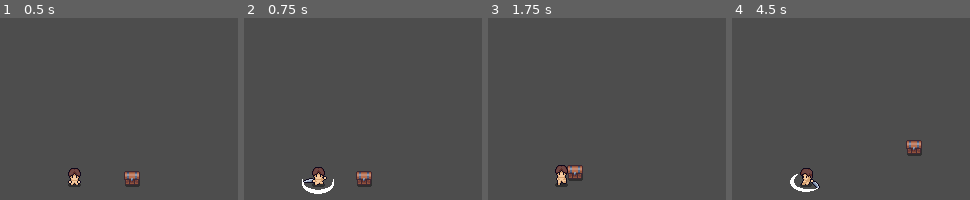
Above: before the commit, frames 1-4 (left to right).
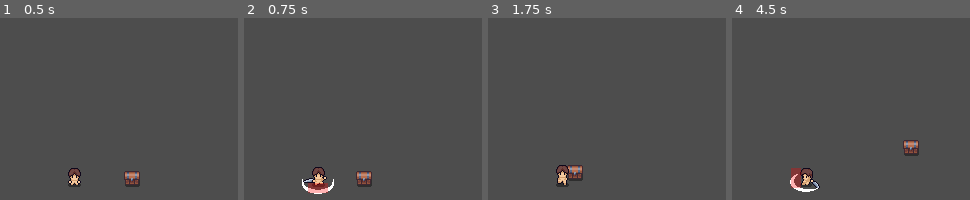
Above: after the commit, the same moments.

Repository: BusschaertTanguy/dungeon-poc
Game: Godot game, scene res://src/main.tscn
The game is run twice, just before and just after one commit, with the same random seed, the same clock (stepped at 60 frames per second) and the same inputs.
Inputs:
- Up to frame 1 (0.5 s): no input
- Up to frame 2 (0.75 s): tap Enter (attack) at 0.5, 0.6 s; hold D (right) from 0.53 s (still down)
- Up to frame 3 (1.75 s): tap Space (jump) at 0.77, 1.07, 1.52, 1.55 s; tap Shift (roll) at 0.8, 1.35 s; release D (right) at 1.28 s; hold S (down) from 1.28 s (still down)
- Up to frame 4 (4.5 s): tap Space (jump) at 1.82, 2.1, 3.02, 3.32, 3.77, 3.8, 4.07 s; release S (down) at 2.03 s; hold D (right) 2.03-2.78 s; tap Enter (attack) at 2.3, 2.85, 4.35 s; hold W (up) 2.78-3.53 s; tap Shift (roll) at 3.05, 3.6 s; hold A (left) from 3.53 s (still down)

Frame 1 is identical in both runs. In frame 2, 0.5% of the frame differs, in the area x 26-36%, y 90-97%; in frame 3, 0.3%; in frame 4, 0.9%, in the area x 24-80%, y 67-94%.

Commit message:
add melee attack hurtbox

Diff:
--- a/src/characters/player/state/state.gd
+++ b/src/characters/player/state/state.gd
@@ -8,7 +8,7 @@
 	state_machine = state_machine_
 
 func enter() -> void:
-	player.sprite_controller.reset()
+	pass
 
 func exit() -> void:
 	pass
--- a/src/characters/player/state/state_attack.gd
+++ b/src/characters/player/state/state_attack.gd
@@ -1,26 +1,61 @@
 extends PlayerState
 class_name PlayerStateAttack
 
-var attack_sprite: AnimatedSprite2D
-
+var attack_hurtbox: Area2D
 var attack_direction: Vector2
 var attack_cooldown := 0.5
 var attack_timer := 0.0
+var attack_range := 5.0
 
 var player_speed_multiplier := 0.5
 
+func on_hurtbox_collision(other) -> void:
+	pass
+
 func enter() -> void:
 	attack_direction = Input.get_vector("left", "right", "up", "down")
+
+	if attack_direction == Vector2.ZERO:
+		attack_direction = Vector2.DOWN
+
 	attack_timer = attack_cooldown
+
+	# Hurtbox
+	attack_hurtbox = Area2D.new()
+	attack_hurtbox.body_entered.connect(on_hurtbox_collision)
+
+	var attack_hurtbox_rectangle = RectangleShape2D.new()
+	var attack_hurtbox_collision := CollisionShape2D.new()
+
+	if attack_direction.x != 0:
+		attack_hurtbox_rectangle.size = Vector2(10, 20)
+		attack_hurtbox_collision.position.y = -attack_hurtbox_rectangle.size.y / 2
+		attack_hurtbox_collision.position.x = attack_range if attack_direction.sign().x > 0 else -attack_range - attack_hurtbox_rectangle.size.x
+	elif attack_direction.y != 0:
+		attack_hurtbox_rectangle.size = Vector2(20, 10)
+		attack_hurtbox_collision.position.y = attack_range if attack_direction.sign().y > 0 else -attack_range - attack_hurtbox_rectangle.size.y
+		attack_hurtbox_collision.position.x = -attack_hurtbox_rectangle.size.x / 2
+
+	attack_hurtbox.collision_mask = 2
+	attack_hurtbox_collision.shape = attack_hurtbox_rectangle
+
+	# Visual representation of hurtbox, for debug purposes
+	var attack_hurtbox_color := ColorRect.new()
+	attack_hurtbox_color.color = Color(1, 0, 0, 0.3)
+	attack_hurtbox_color.size = attack_hurtbox_rectangle.size
+	attack_hurtbox_color.position = attack_hurtbox_collision.position
+
+	attack_hurtbox.add_child(attack_hurtbox_collision)
+	attack_hurtbox.add_child(attack_hurtbox_color)
+	player.add_child(attack_hurtbox)
 
 	# Animation
 	var sprite = player.sprite_controller
+	sprite.reset()
 	sprite.loop = false;
 	sprite.time = attack_cooldown
 
-	if attack_direction == Vector2.ZERO:
-		sprite.animation = "attack_down"
-	elif attack_direction.x != 0:
+	if attack_direction.x != 0:
 		sprite.animation = "attack"
 		sprite.flip_h = attack_direction.x < 0
 	elif attack_direction.y != 0:
@@ -28,13 +63,9 @@
 
 	sprite.play()
 
-	var index := player.sprite_controller.sprites.find_custom(filter_attack_sprite)
-	attack_sprite = player.sprite_controller.sprites[index]
-	attack_sprite.visible = true
-
 func exit() -> void:
-	attack_timer = 0.0
-	attack_sprite.visible = false
+	player.remove_child(attack_hurtbox)
+	attack_hurtbox.queue_free()
 
 func execute(delta: float) -> void:
 	attack_timer -= delta
--- a/src/characters/player/state/state_idle.gd
+++ b/src/characters/player/state/state_idle.gd
@@ -3,6 +3,7 @@
 
 func enter() -> void:
 	var sprite = player.sprite_controller
+	sprite.reset()
 	sprite.animation = "idle"
 	sprite.play()
 
--- a/src/characters/player/state/state_jump.gd
+++ b/src/characters/player/state/state_jump.gd
@@ -7,10 +7,12 @@
 
 func enter() -> void:
 	var direction := Input.get_vector("left", "right", "up", "down")
+	jump_direction = direction
 	jump_timer = jump_cooldown
 
 	# Animation
 	var sprite = player.sprite_controller
+	sprite.reset()
 	sprite.loop = false
 	sprite.time = jump_cooldown
 
@@ -23,11 +25,6 @@
 		sprite.animation = "jump_down" if direction.y > 0 else "jump_up"
 
 	sprite.play()
-	jump_direction = direction
-
-func exit() -> void:
-	jump_direction = Vector2.ZERO
-	jump_timer = 0.0
 
 func execute(delta: float) -> void:
 	# Decrease roll timer
--- a/src/characters/player/state/state_roll.gd
+++ b/src/characters/player/state/state_roll.gd
@@ -2,7 +2,7 @@
 class_name PlayerRollState
 
 var roll_direction := Vector2.ZERO
-var roll_cooldown := 0.55
+var roll_cooldown := 0.5
 var roll_timer := 0.0
 
 var player_speed_multiplier := 1.5
@@ -14,6 +14,7 @@
 
 	# Animation
 	var sprite = player.sprite_controller
+	sprite.reset()
 	sprite.loop = false
 	sprite.time = roll_cooldown
 
@@ -24,10 +25,6 @@
 		sprite.animation = "roll_down" if direction.y > 0 else "roll_up"
 
 	sprite.play()
-
-func exit() -> void:
-	roll_direction = Vector2.ZERO
-	roll_timer = 0.0
 
 func execute(delta: float) -> void:
 	# Decrease roll timer
--- a/src/characters/player/state/state_run.gd
+++ b/src/characters/player/state/state_run.gd
@@ -3,6 +3,7 @@
 
 func enter() -> void:
 	var direction := Input.get_vector("left", "right", "up", "down")
+	player.sprite_controller.reset()
 	apply_animation(direction)
 
 func execute(_delta: float) -> void:
--- a/src/main.tscn
+++ b/src/main.tscn
@@ -12,3 +12,4 @@
 
 [node name="Chest" parent="Environment" instance=ExtResource("2_0xm2m")]
 position = Vector2(58, 1)
+collision_layer = 3
Not shown: 1 places in assets.tscn that only renumber resources
